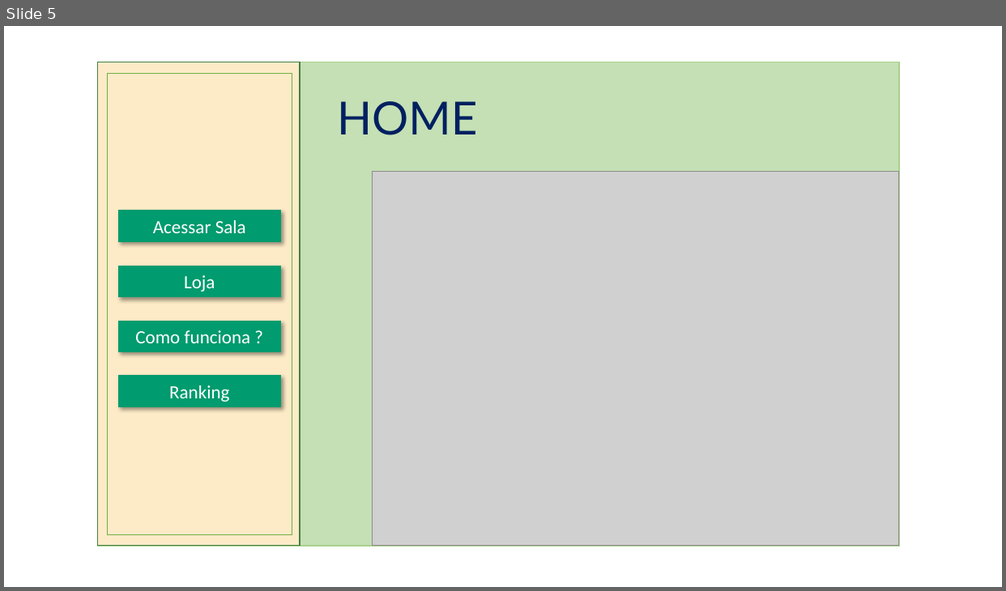
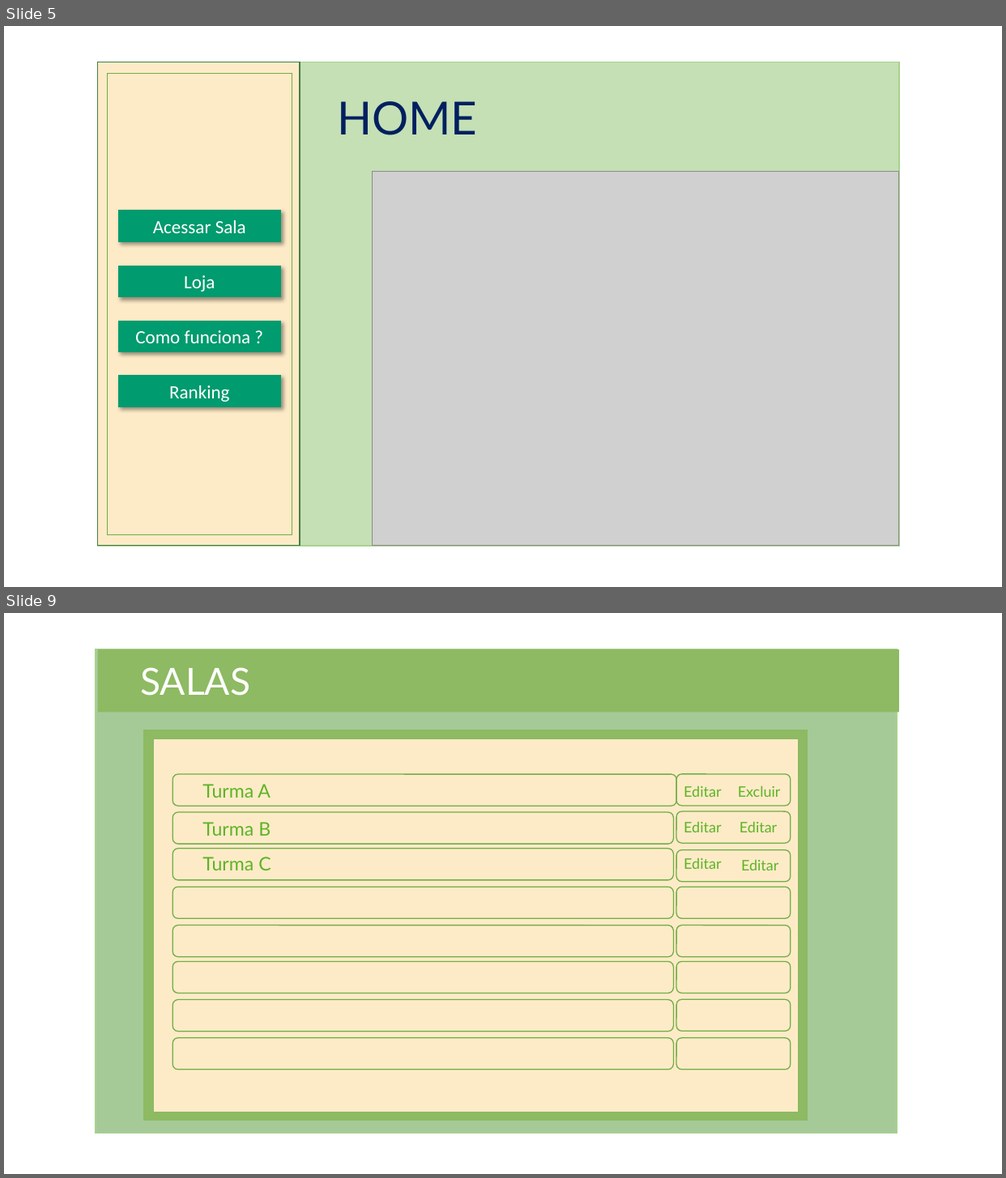
Before and after one commit to NathanReis/FTT-Recicla, a slide deck: Documentacao Projeto/Protótipo_Visual.pptx. Shown one above the other, each under a label of ours: slide 5 before the commit, slides 5 and 9 after it; the slides between them are not shown. The pictures are 1006x591 and 1006x1178 pixels, drawn with LibreOffice and Linux fonts; fonts in the diff are those of the drawing; grey boxes stand for pictures. Boxes give left, top, right and bottom in pixels: in the first picture for what was removed or moved away, otherwise in the second. Text is boxed around its words. In the diff, an @@ line names an element or a change of style, - is before the commit and + after.

```diff
--- a/Documentacao Projeto/Protótipo_Visual.pptx
+++ b/Documentacao Projeto/Protótipo_Visual.pptx
@@ slide 9 added at [4, 613, 1002, 1174], background #FFFFFF @@
@@ rectangle added at [96, 649, 897, 1133], fill #A5CA97, outline #A9D18E 1 pt @@
@@ rectangle added at [98, 649, 898, 713], fill #8DBA62 @@
@@ text added at [140, 667, 250, 696], 36 pt, text #FFFFFF @@
+SALAS
@@ rectangle added at [144, 730, 808, 1121], fill #8DBA62, outline #8DBA62 1 pt @@
@@ rounded rectangle added at [153, 739, 799, 1112], fill #FDEBC7, outline #8DBA62 1 pt @@
@@ rounded rectangle added at [172, 774, 676, 806], outline #70AD47 1 pt @@
@@ rounded rectangle added at [676, 774, 790, 806], outline #70AD47 1 pt @@
@@ text added at [202, 784, 270, 798], 18 pt, text #5DB427 @@
+Turma A
@@ text added at [684, 786, 721, 797], 14 pt, text #5DB427 @@
+Editar
@@ text added at [738, 786, 781, 797], 14 pt, text #5DB427 @@
+Excluir
@@ rounded rectangle added at [172, 812, 673, 844], outline #70AD47 1 pt @@
@@ text added at [202, 822, 270, 836], 18 pt, text #5DB427 @@
+Turma B
@@ rounded rectangle added at [676, 811, 790, 843], outline #70AD47 1 pt @@
@@ text added at [684, 822, 721, 833], 14 pt, text #5DB427 @@
+Editar
@@ text added at [739, 822, 777, 833], 14 pt, text #5DB427 @@
+Editar
@@ rounded rectangle added at [172, 849, 673, 880], outline #70AD47 1 pt @@
@@ rounded rectangle added at [676, 850, 790, 882], outline #70AD47 1 pt @@
@@ text added at [202, 857, 270, 871], 18 pt, text #5DB427 @@
+Turma C
@@ text added at [684, 858, 721, 869], 14 pt, text #5DB427 @@
+Editar
@@ text added at [741, 860, 778, 871], 14 pt, text #5DB427 @@
+Editar
@@ rounded rectangle added at [172, 887, 673, 918], outline #70AD47 1 pt @@
@@ rounded rectangle added at [676, 887, 790, 918], outline #70AD47 1 pt @@
@@ rounded rectangle added at [172, 925, 673, 956], outline #70AD47 1 pt @@
@@ rounded rectangle added at [676, 925, 790, 956], outline #70AD47 1 pt @@
@@ rounded rectangle added at [172, 962, 673, 994], outline #70AD47 1 pt @@
@@ rounded rectangle added at [676, 962, 790, 994], outline #70AD47 1 pt @@
@@ rounded rectangle added at [172, 1000, 673, 1032], outline #70AD47 1 pt @@
@@ rounded rectangle added at [676, 1000, 790, 1032], outline #70AD47 1 pt @@
@@ rounded rectangle added at [172, 1038, 673, 1070], outline #70AD47 1 pt @@
@@ rounded rectangle added at [676, 1038, 790, 1070], outline #70AD47 1 pt @@
```
Also in this commit, not shown: 1 slide changed, 10 other slides added.
